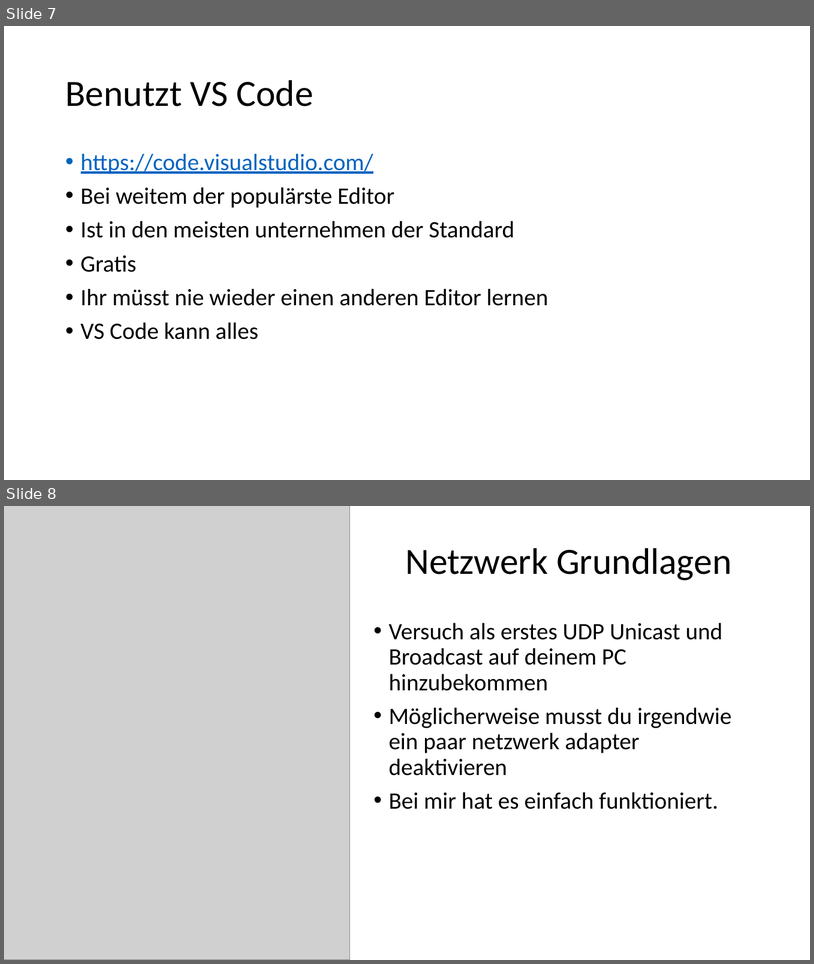
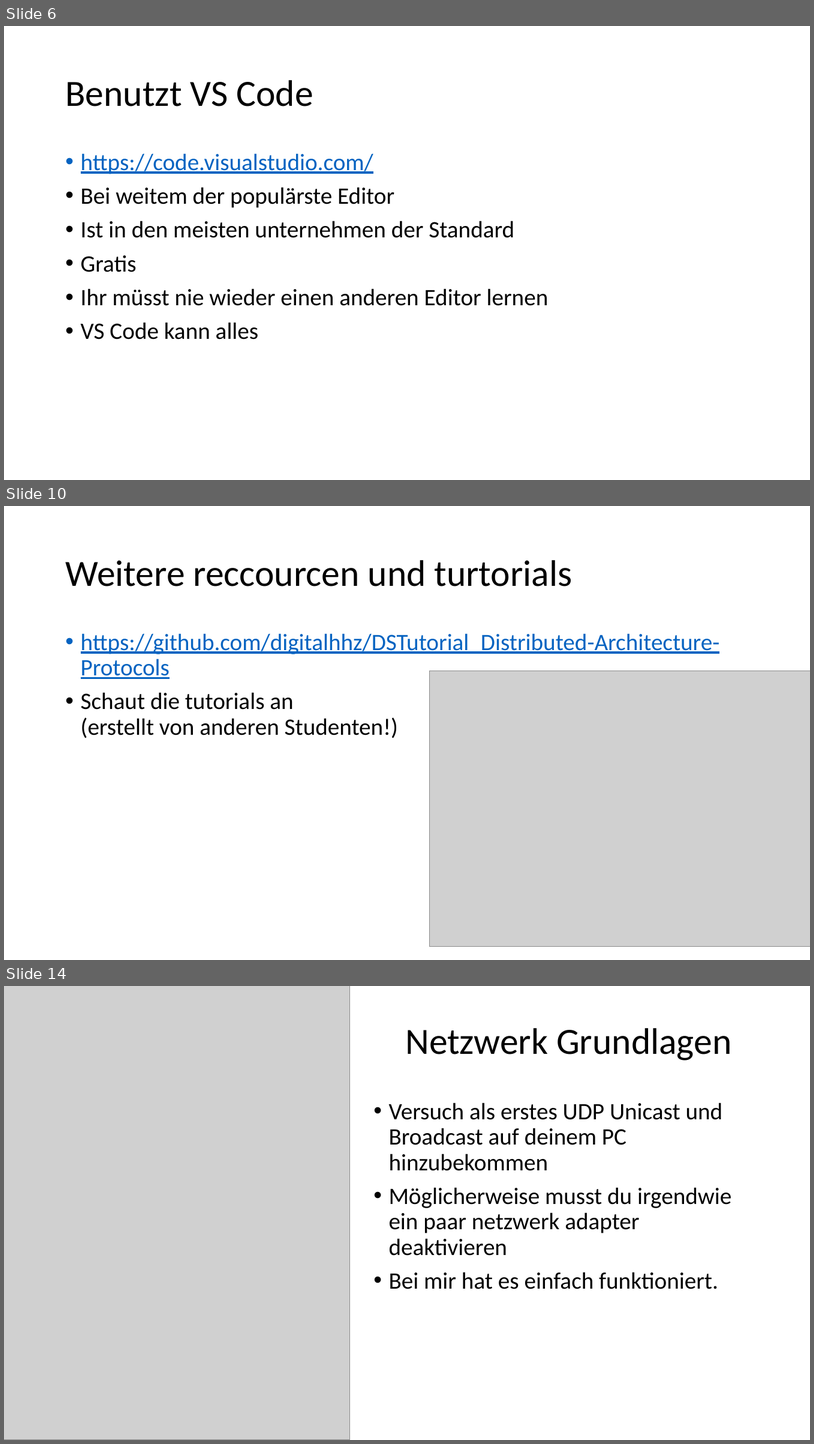
Before and after one commit to walkerdustin/Python-Projekt-Setup, a slide deck: Hilfe Tipps Tricks Erklkärungen.pptx. Shown one above the other, each under a label of ours: slides 7 and 8 before the commit, slides 6, 10 and 14 after it; the slides between them are not shown. The pictures are 814x964 and 814x1444 pixels, drawn with LibreOffice and Linux fonts; fonts in the diff are those of the drawing; grey boxes stand for pictures. Boxes give left, top, right and bottom in pixels: in the first picture for what was removed or moved away, otherwise in the second. Text is boxed around its words. In the diff, an @@ line names an element or a change of style, - is before the commit and + after.

```diff
--- a/Hilfe Tipps Tricks Erklkärungen.pptx
+++ b/Hilfe Tipps Tricks Erklkärungen.pptx
@@ slide 10 added at (4,506,810,960), background #FFFFFF @@
@@ title added at (65,560,573,586), 44 pt, text #000000 @@
+Weitere reccourcen und turtorials
@@ text added at (81,633,720,738), 28 pt, text #0563C1, underline @@
+• https://github.com/digitalhhz/DSTutorial_Distributed-Architecture-Protocols
+• Schaut die tutorials an
+  (erstellt von anderen Studenten!)
@@ picture added at (429,670,810,946) @@
@@ what was slide 7 is now slide 6 @@
@@ what was slide 8 is now slide 14 @@
```
Also in this commit, not shown: 3 slides changed, 5 other slides added.
